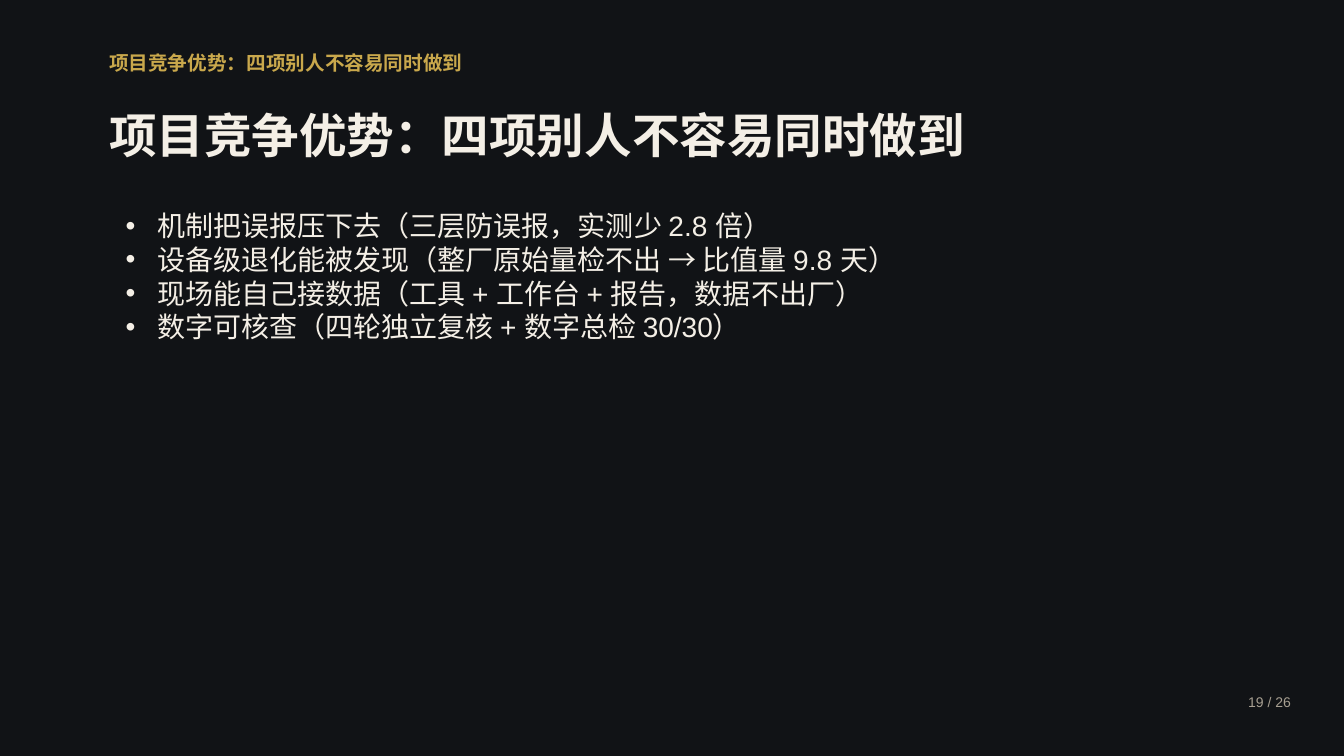
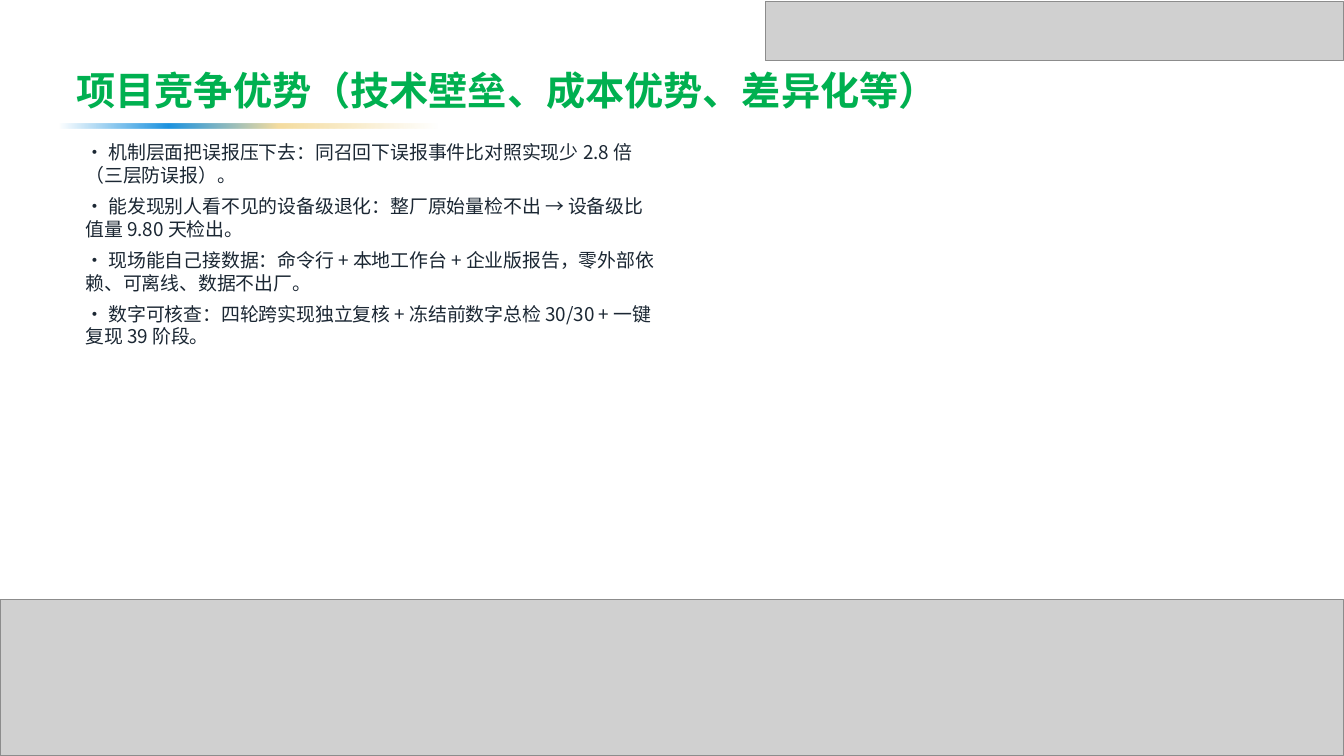
Before and after one commit to by739yang/BEWG_PdM, a slide deck: slide 13 of deliverables/ppt/澜脉_商业计划书.pptx (slide 22 before the commit). Drawn at 1344x756 pixels with LibreOffice and Linux fonts; fonts in the diff are those of the drawing; grey boxes stand for pictures; background and template pictures are left out. Boxes give left, top, right and bottom in pixels: in the first picture for what was removed or moved away, otherwise in the second. Text is boxed around its words. In the diff, an @@ line names an element or a change of style, - is before the commit and + after.

Commit message:
按组委会材料重做：PPT 改为在官方模板上填内容（30 页、保留模板版式与装饰）；说明书改为往届技术报告格式（封面+目录域+按章编号图注+Times New Roman/宋体/22-16-14pt、边距2.5/3.2cm）；新增 deck 阶段与模板填充脚本

```diff
--- a/deliverables/ppt/澜脉_商业计划书.pptx
+++ b/deliverables/ppt/澜脉_商业计划书.pptx
@@ background #111316 to picture (left out) @@
@@ picture added at [765, 2, 1344, 60] @@
@@ text removed at [109, 53, 462, 72] @@
-项目竞争优势：四项别人不容易同时做到
@@ text added at [77, 71, 938, 109], 28 pt, text gradient #00B050 to #0070C0, bold @@
+项目竞争优势（技术壁垒、成本优势、差异化等）
@@ text removed at [109, 112, 965, 158] @@
-项目竞争优势：四项别人不容易同时做到
@@ rectangle added at [59, 123, 438, 128], fill gradient #1D93E0 to #F5DDA0 @@
@@ text at [85, 143, 654, 345]: text changed; size 20 to 13.5 pt; font Arial to Noto Sans CJK SC; text colour #F4EFE6 to #1B2733 @@
-• 机制把误报压下去（三层防误报，实测少 2.8 倍）
-• 设备级退化能被发现（整厂原始量检不出 → 比值量 9.8 天）
-• 现场能自己接数据（工具 + 工作台 + 报告，数据不出厂）
-• 数字可核查（四轮独立复核 + 数字总检 30/30）
+· 机制层面把误报压下去：同召回下误报事件比对照实现少 2.8 倍（三层防误报）。
+· 能发现别人看不见的设备级退化：整厂原始量检不出 → 设备级比值量 9.80 天检出。
+· 现场能自己接数据：命令行 + 本地工作台 + 企业版报告，零外部依赖、可离线、数据不出厂。
+· 数字可核查：四轮跨实现独立复核 + 冻结前数字总检 30/30 + 一键复现 39 阶段。
@@ picture added at [0, 600, 1344, 756] @@
@@ text removed at [1248, 697, 1291, 707] @@
-19 / 26
```
Also in this commit, not shown: 2 other slides changed, 27 slides added, 26 slides removed, 8 other files.
